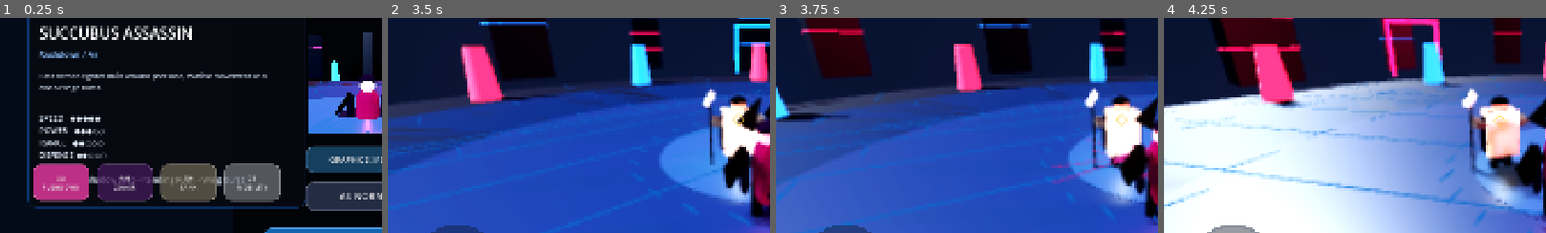
Above: before the commit, frames 1-4 (left to right).
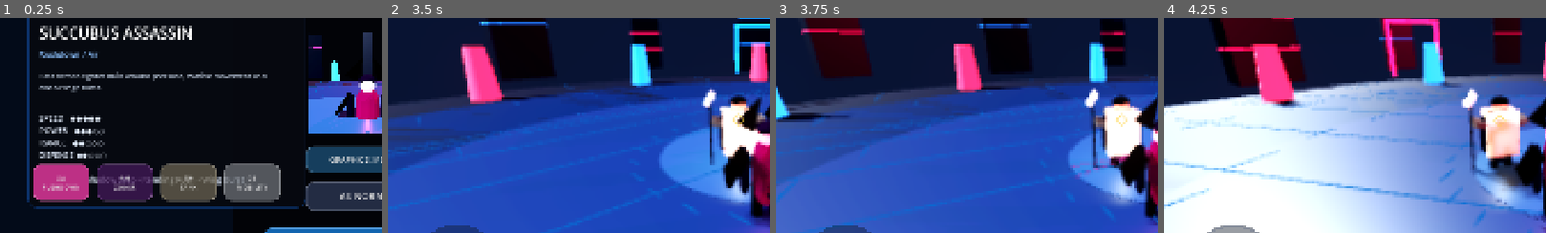
Above: after the commit, the same moments.

Repository: psgkri-design/AnimeArenaFighter
Game: Godot game, scene res://scenes/main.tscn
Two runs of this game, one before a commit and one after it. Both use one fixed random seed, a clock stepped at 60 frames per second and the inputs below.
Inputs (mouse positions are % of the whole screen's width and height, from its top left):
- Up to frame 1 (0.25 s): no input
- Up to frame 2 (3.5 s): click "AI: NORMAL" at 0.5 s; click "START BATTLE" at 1.25 s; drag from (11, 79) to (60, 28) at 2.02 s; drag from (30, 55) to (45, 70) at 2.77 s
- Up to frame 3 (3.75 s): move the mouse to (60, 28) at 3.52 s; hold D (move_right) from 3.53 s (still down); tap J (attack) at 3.6 s
- Up to frame 4 (4.25 s): keep holding D (move_right); tap U (ultimate) at 3.8 s
The pictures show only the part of the screen within x 2-52%, y 22-72%; the shares and areas given below are measured in that part.

Frames 1-2 are identical in both runs. In frame 3, 0.7% of the frame differs, in the area x 72-98%, y 56-80%; in frame 4, nothing differs.

Commit message:
feat: differentiate fighter combat vfx

Diff:
--- a/scripts/combat_vfx_pool.gd
+++ b/scripts/combat_vfx_pool.gd
@@ -62,12 +62,18 @@
         var eased: float = 1.0 - pow(1.0 - progress, 3.0)
         var root: Node3D = effect_nodes[i]
         root.scale = start_scales[i].lerp(target_scales[i], eased)
-        if effect_kinds[i] == "slash":
-            root.rotation.z += delta * 5.0
-        elif effect_kinds[i] == "aura":
-            root.rotation.y += delta * 2.4
-        else:
-            root.rotation.y += delta * 1.2
+        match effect_kinds[i]:
+            "slash", "dual_slash", "cleave":
+                root.rotation.z += delta * (7.2 if effect_kinds[i] == "dual_slash" else 4.2)
+            "arcane":
+                root.rotation.x += delta * 4.4
+                root.rotation.y += delta * 6.0
+            "plasma":
+                root.rotation.y += delta * 8.0
+            "aura":
+                root.rotation.y += delta * 2.4
+            _:
+                root.rotation.y += delta * 1.2
         if timers[i] <= 0.0:
             root.visible = false
 
@@ -91,6 +97,26 @@
             start_scale = Vector3(0.18, 0.05, 0.32)
             target_scale = Vector3(2.2 + strength * 0.55, 0.16, 1.15 + strength * 0.20)
             root.rotation.z = -0.45
+        "dual_slash":
+            duration = 0.14
+            start_scale = Vector3(0.12, 0.035, 0.26)
+            target_scale = Vector3(1.65 + strength * 0.42, 0.10, 0.78 + strength * 0.14)
+            root.rotation.z = -0.72 if index % 2 == 0 else 0.72
+        "arcane":
+            duration = 0.27
+            start_scale = Vector3.ONE * 0.12
+            target_scale = Vector3.ONE * (1.20 + strength * 0.34)
+            root.rotation = Vector3(0.55, 0.25, -0.35)
+        "cleave":
+            duration = 0.22
+            start_scale = Vector3(0.24, 0.06, 0.34)
+            target_scale = Vector3(2.85 + strength * 0.70, 0.24, 1.30 + strength * 0.26)
+            root.rotation.z = -0.28
+        "plasma":
+            duration = 0.16
+            start_scale = Vector3(0.12, 0.06, 0.42)
+            target_scale = Vector3(1.35 + strength * 0.38, 0.18, 2.15 + strength * 0.55)
+            root.rotation.z = 0.18
         "dash":
             duration = 0.24
             start_scale = Vector3(0.22, 0.22, 0.30)
--- a/scripts/fighter.gd
+++ b/scripts/fighter.gd
@@ -656,9 +656,23 @@
     var anim_index: int = int(data.get("anim_index",0))
     var anim_speed: float = float(data.get("anim_speed",1.0))
     _play_animation(_attack_animation(anim_kind, anim_index), 0.06, anim_speed, true)
-    var fx_kind: String = "aura" if anim_kind == "ultimate" else ("charge" if anim_kind == "skill" and variant == 1 else "slash")
+    var fx_kind: String = _fighter_attack_fx_kind(anim_kind)
     var fx_strength: float = 1.75 if anim_kind == "ultimate" else (1.25 if anim_kind == "skill" or anim_kind == "heavy" else 0.75)
     combat_fx.emit(fx_kind, _combat_fx_origin(), -global_transform.basis.z, fighter_color, fx_strength)
+
+func _fighter_attack_fx_kind(anim_kind: String) -> String:
+    if anim_kind == "ultimate":
+        return "aura"
+    match variant:
+        0:
+            return "dual_slash"
+        1:
+            return "arcane"
+        2:
+            return "cleave"
+        3:
+            return "plasma"
+    return "slash"
 
 func _process_attack(delta:float)->void:
     attack_timer+=delta
@@ -669,7 +683,7 @@
         if attack_trail_timer <= 0.0:
             attack_trail_timer = 0.045
             var attack_strength: float = 1.45 if String(current_attack.get("anim_kind","")) in ["heavy","ultimate"] else 0.88
-            combat_fx.emit("slash", _combat_fx_origin(), -global_transform.basis.z, fighter_color, attack_strength)
+            combat_fx.emit(_fighter_attack_fx_kind(String(current_attack.get("anim_kind","light"))), _combat_fx_origin(), -global_transform.basis.z, fighter_color, attack_strength)
         if not attack_hit_done:
             _attempt_hit()
     if attack_timer>=startup+active+recovery: current_attack={}; attack_timer=0.0; state=State.IDLE
@@ -726,7 +740,7 @@
         0:
             skill_cooldowns[index]=4.0
             _play_animation(_attack_animation("skill", index), 0.06, 1.08, true)
-            combat_fx.emit("charge", _combat_fx_origin(), -global_transform.basis.z, fighter_color, 1.15)
+            combat_fx.emit(_fighter_attack_fx_kind("skill"), _combat_fx_origin(), -global_transform.basis.z, fighter_color, 1.15)
             var projectile=ProjectileScript.new()
             projectile.configure(self,target,fighter_color,float(skill_damage[0])*power_scale)
             get_tree().current_scene.add_child(projectile)
Not shown, changed: CHANGELOG_GAME.md
